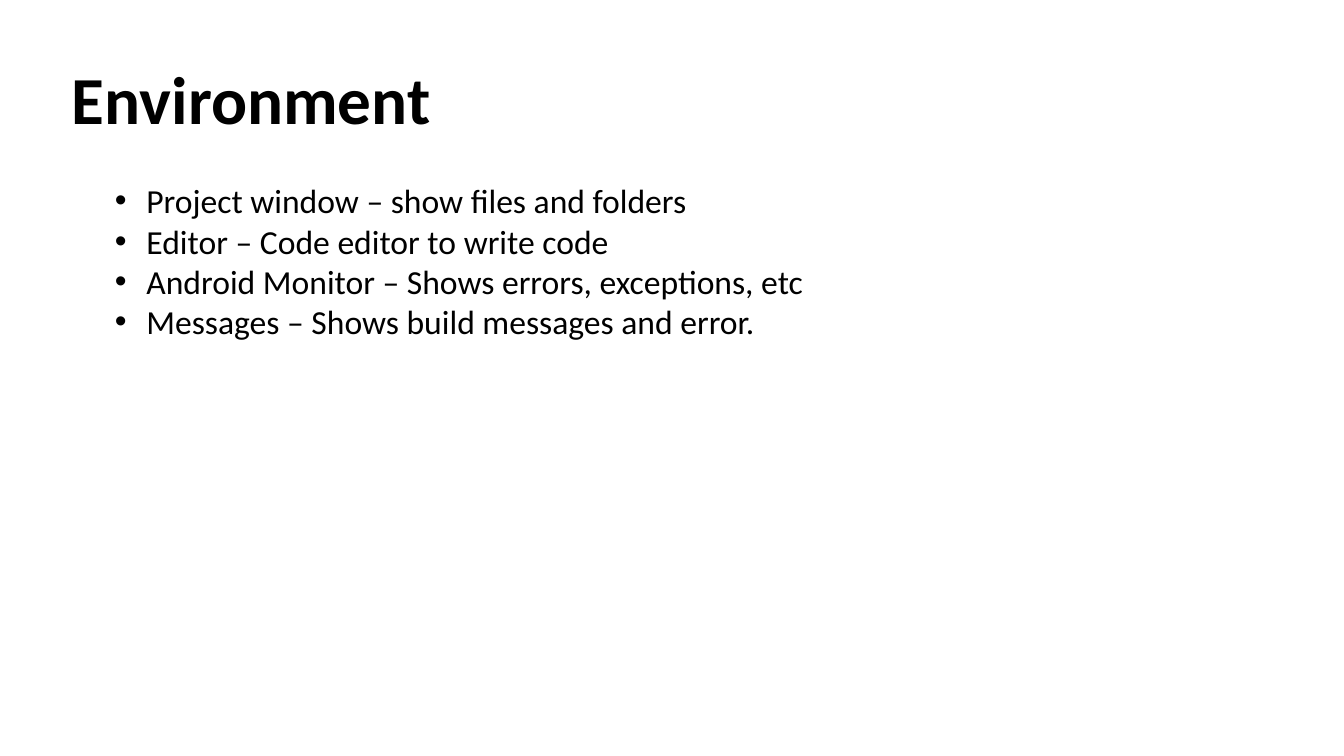
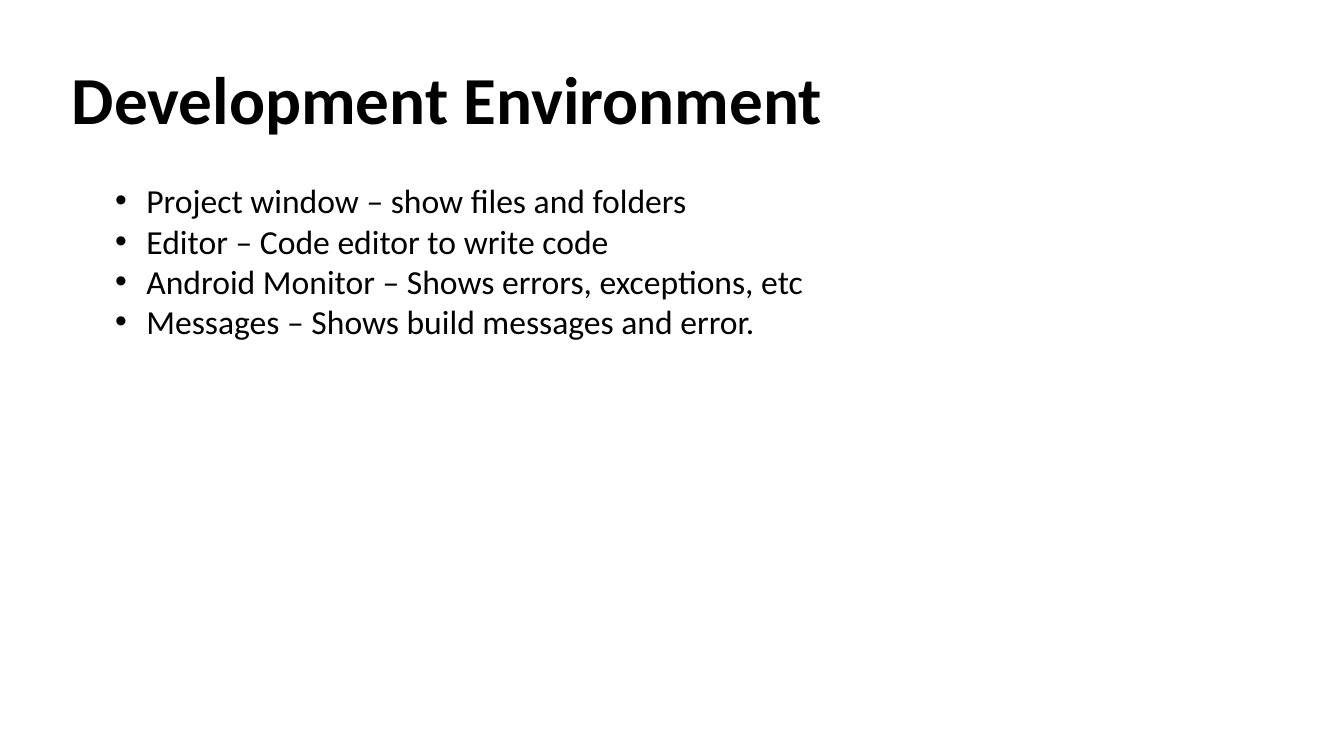
Before and after one commit to talhahasanzia/Android-Workshop, a slide deck: slide 6 of Presentation.pptx (slide 5 before the commit). Drawn at 1344x756 pixels with LibreOffice and Linux fonts; fonts in the diff are those of the drawing. Boxes give left, top, right and bottom in pixels: in the first picture for what was removed or moved away, otherwise in the second. Text is boxed around its words. In the diff, an @@ line names an element or a change of style, - is before the commit and + after.

```diff
--- a/Presentation.pptx
+++ b/Presentation.pptx
@@ text at (72, 77, 821, 135): text changed @@
-Environment
+Development Environment
```
Also in this commit, not shown: 3 other slides changed, 3 slides added.
